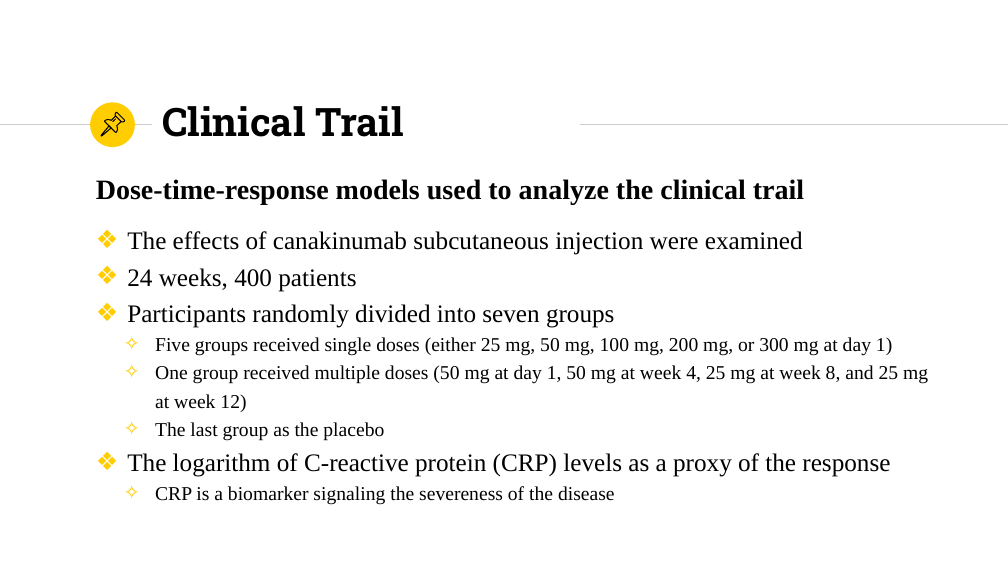
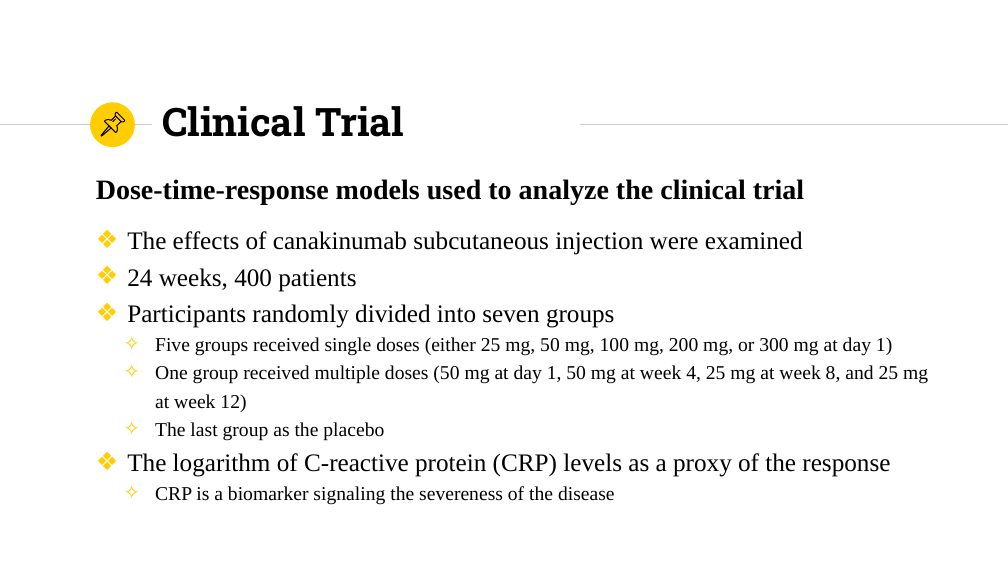
Before and after one commit to YokyZhang/IS4250, a slide deck: slide 20 of Project/IS4250Presentation.pptx (slide 21 before the commit). Drawn at 1008x567 pixels with LibreOffice and Linux fonts; fonts in the diff are those of the drawing. Boxes give left, top, right and bottom in pixels: in the first picture for what was removed or moved away, otherwise in the second. Text is boxed around its words. In the diff, an @@ line names an element or a change of style, - is before the commit and + after.

```diff
--- a/Project/IS4250Presentation.pptx
+++ b/Project/IS4250Presentation.pptx
@@ title at (162, 106, 404, 137): text changed @@
-Clinical Trail
+Clinical Trial
@@ text at (96, 179, 804, 204): text changed @@
-Dose-time-response models used to analyze the clinical trail
+Dose-time-response models used to analyze the clinical trial
```
Also in this commit, not shown: 10 other slides changed, 1 slide removed, 2 other files.
